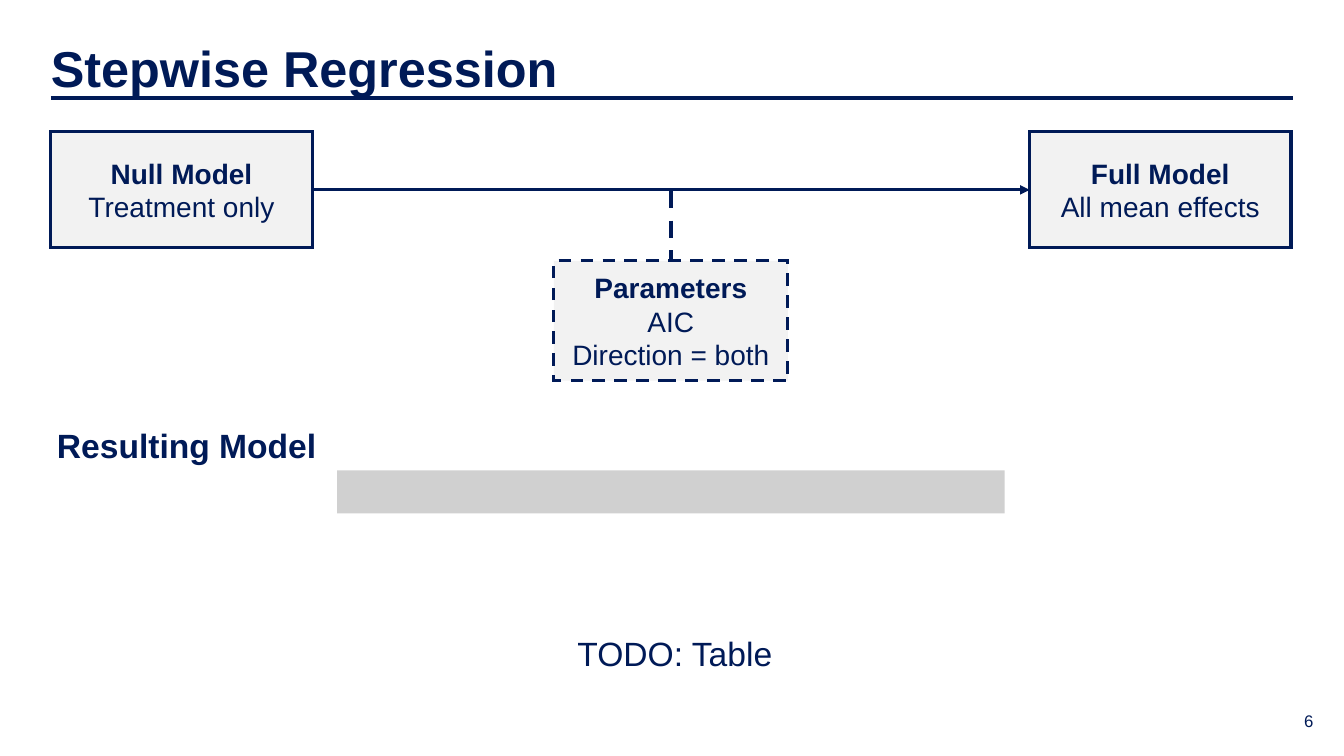
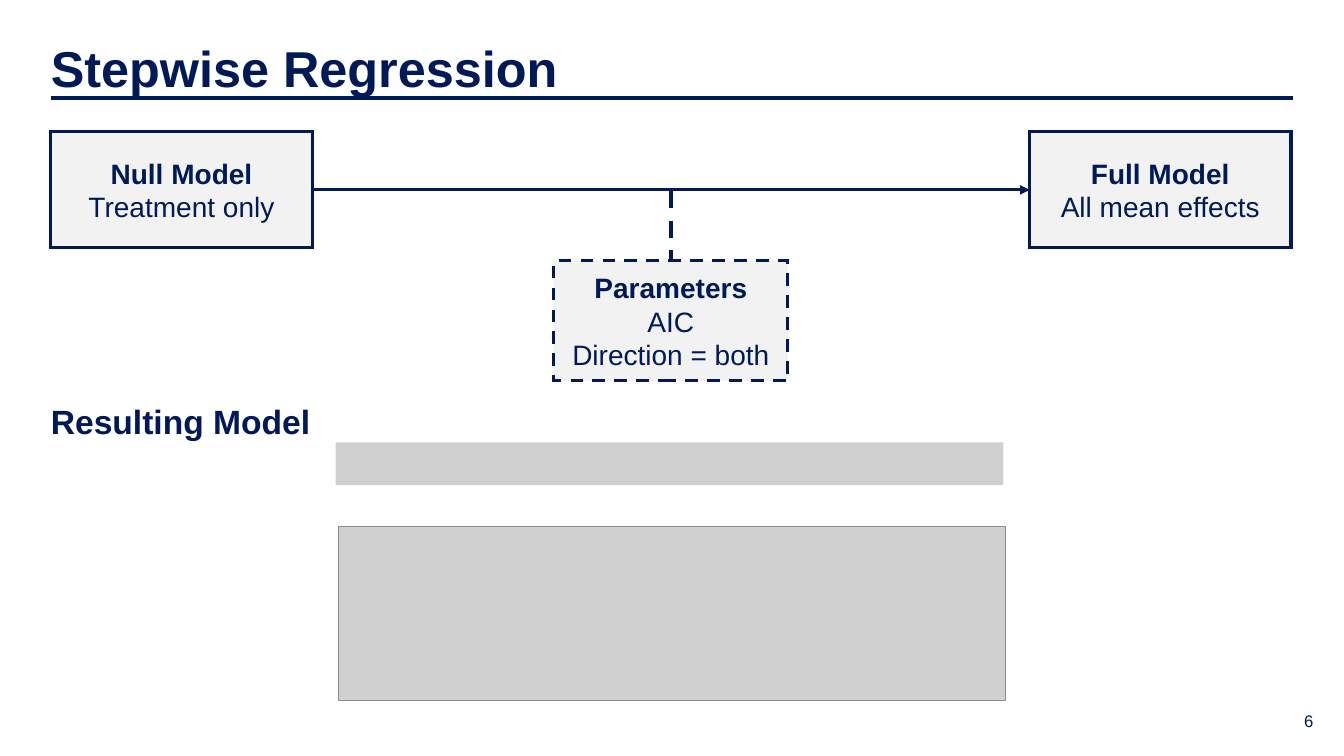
Before and after one commit to IDS-702-F21/team-project-1-effects-of-job-training-on-wages-yellowfellows, a slide deck: slide 6 of Presentation/slide_deck.pptx. Drawn at 1344x756 pixels with LibreOffice and Linux fonts; fonts in the diff are those of the drawing; grey boxes stand for pictures; background and template pictures are left out. Boxes give left, top, right and bottom in pixels: in the first picture for what was removed or moved away, otherwise in the second. Text is boxed around its words. In the diff, an @@ line names an element or a change of style, - is before the commit and + after.

```diff
--- a/Presentation/slide_deck.pptx
+++ b/Presentation/slide_deck.pptx
@@ text "Resulting Model": place and size @@
-text "Resulting Model" at [57, 433, 316, 465]
+text "Resulting Model" at [51, 409, 310, 441]
@@ picture: place and size @@
-picture at [337, 471, 1004, 514]
+picture at [336, 443, 1003, 486]
@@ picture added at [338, 526, 1005, 701] @@
@@ text removed at [577, 641, 772, 667] @@
-TODO: Table
```
Also in this commit, not shown: 1 other slide changed, 1 slide added, 2 slides removed, 1 other file.
